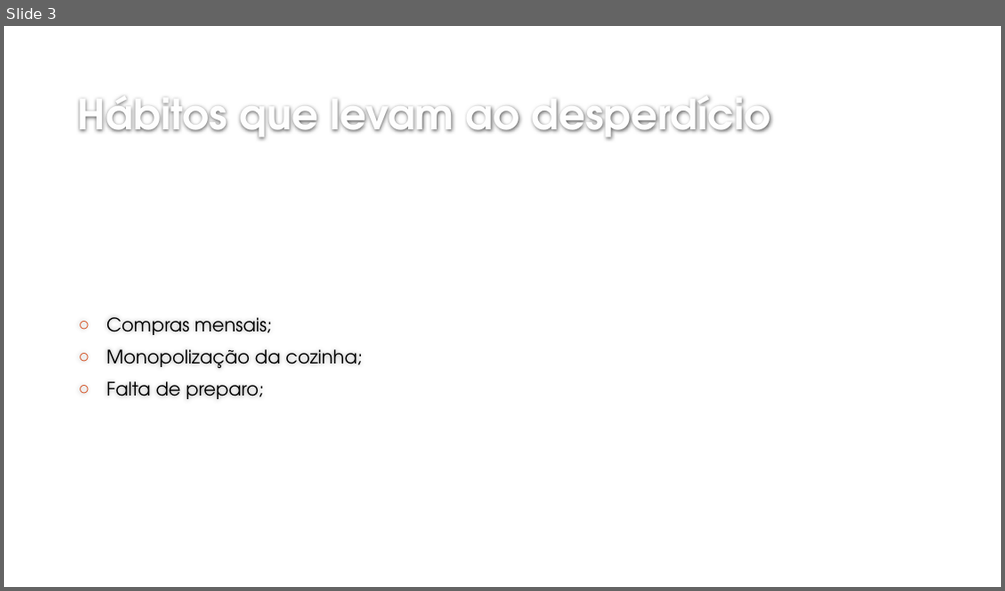
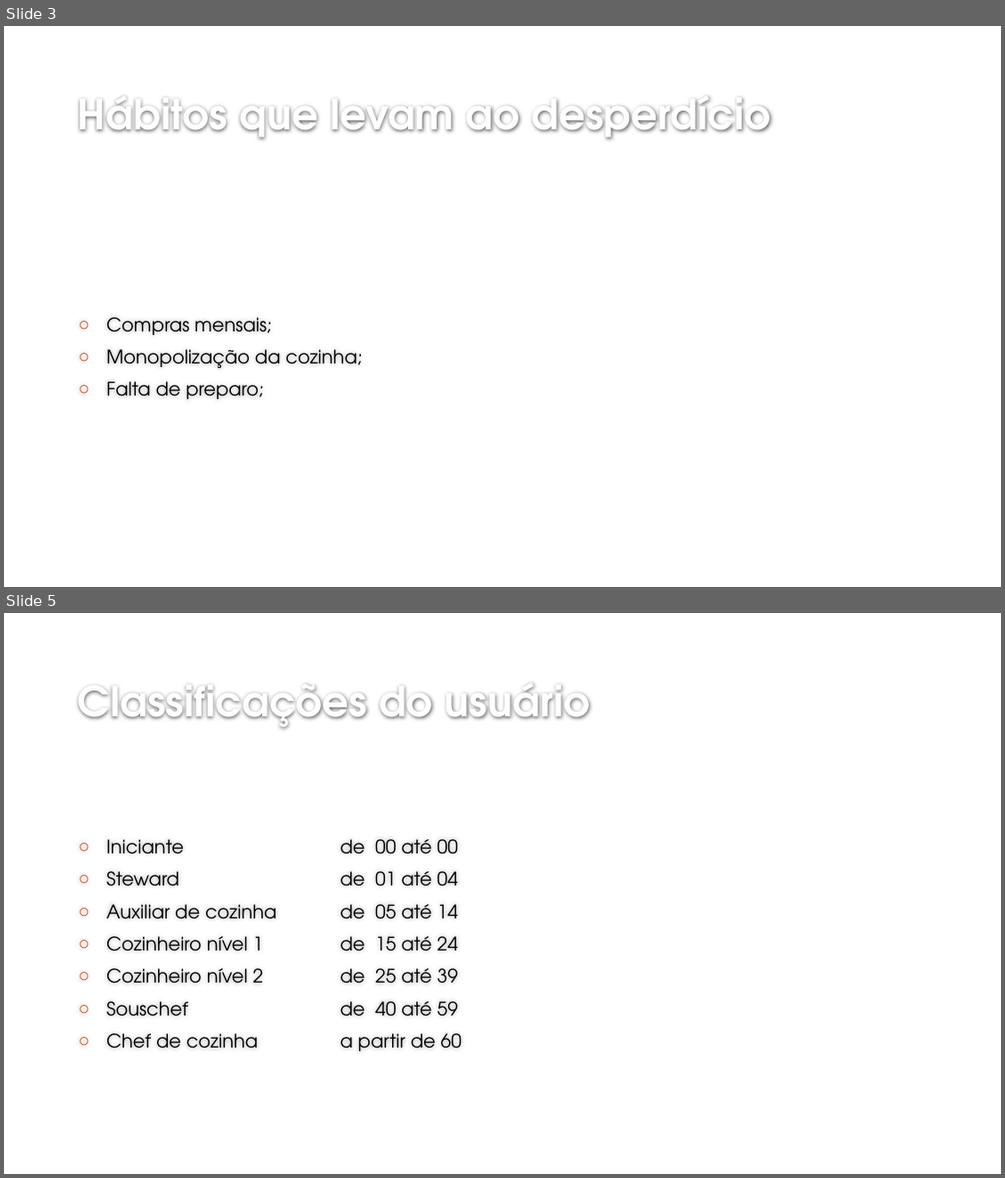
Before and after one commit to leandroGenios/TCC, a slide deck: Nova pasta/MAIS PRATOS.pptx. Shown one above the other, each under a label of ours: slide 3 before the commit, slides 3 and 5 after it; the slides between them are not shown. The pictures are 1005x591 and 1005x1178 pixels, drawn with LibreOffice and Linux fonts; fonts in the diff are those of the drawing; background and template pictures are left out. Boxes give left, top, right and bottom in pixels: in the first picture for what was removed or moved away, otherwise in the second. Text is boxed around its words. In the diff, an @@ line names an element or a change of style, - is before the commit and + after.

```diff
--- a/Nova pasta/MAIS PRATOS.pptx
+++ b/Nova pasta/MAIS PRATOS.pptx
@@ slide 5 added at (4, 613, 1001, 1174), background #FFFFFF @@
@@ title added at (78, 683, 590, 729), 40 pt, text #FEFEFE, bold @@
+Classificações do usuário
@@ text added at (106, 839, 461, 1051), 18 pt, text #000000 @@
+○ Iniciante de 00 até 00
+○ Steward de 01 até 04
+○ Auxiliar de cozinha de 05 até 14
+○ Cozinheiro nível 1 de 15 até 24
+○ Cozinheiro nível 2 de 25 até 39
+○ Souschef de 40 até 59
+○ Chef de cozinha a partir de 60
```
Also in this commit, not shown: 1 slide changed, 1 other slide added, 4 other files.
